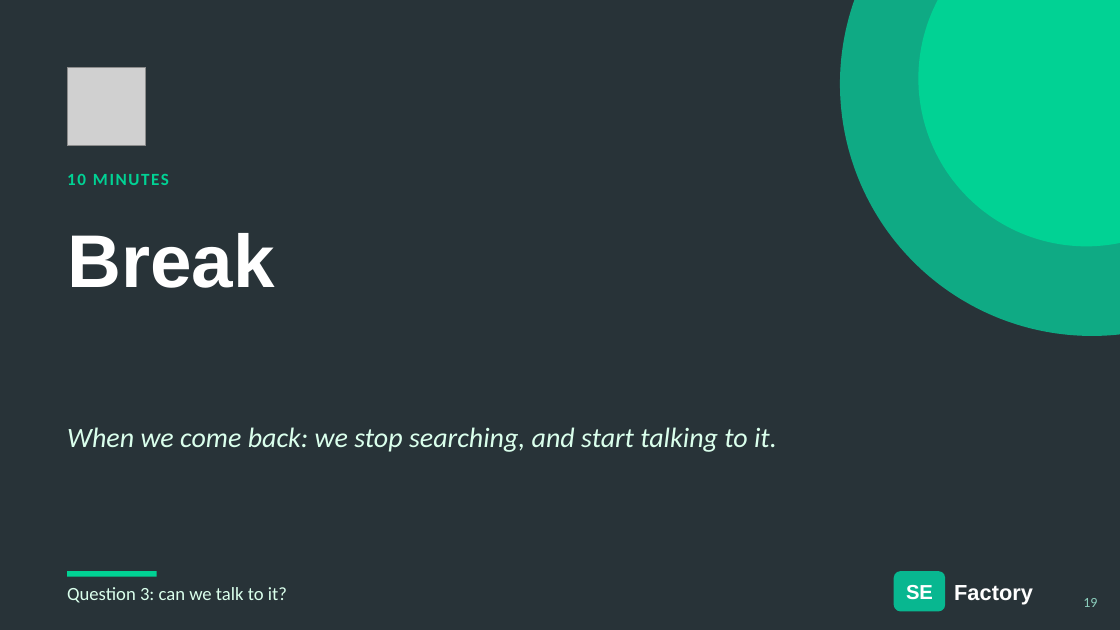
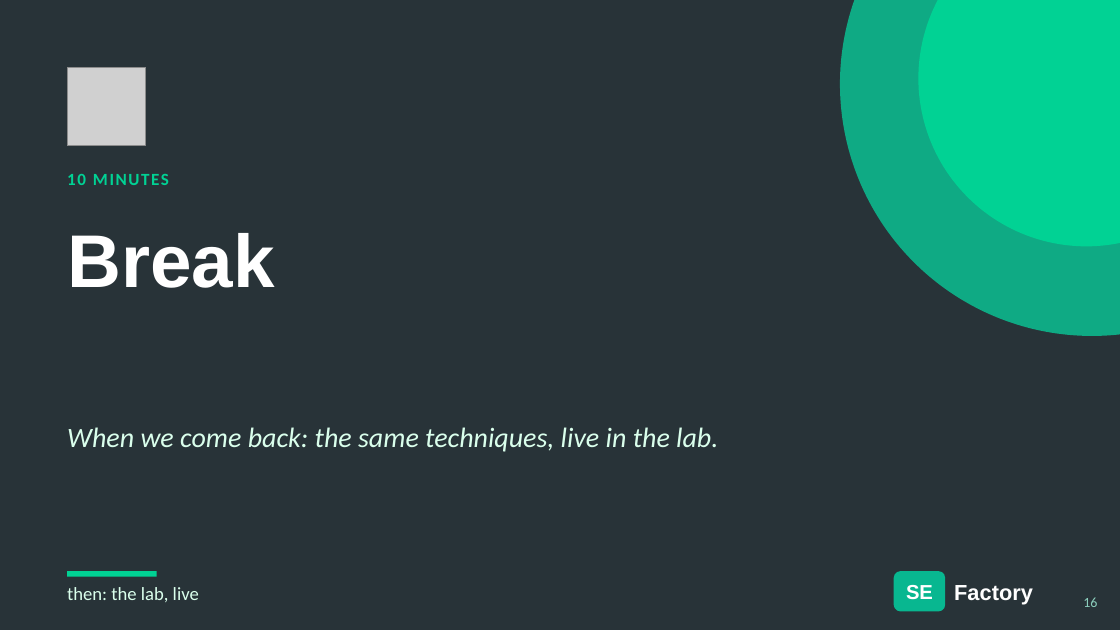
Before and after one commit to hasankanaan26/acme-desk, a slide deck: slide 16 of slides/part2-platform.pptx (slide 19 before the commit). Drawn at 1120x630 pixels with LibreOffice and Linux fonts; fonts in the diff are those of the drawing; grey boxes stand for pictures. Boxes give left, top, right and bottom in pixels: in the first picture for what was removed or moved away, otherwise in the second. Text is boxed around its words. In the diff, an @@ line names an element or a change of style, - is before the commit and + after.

```diff
--- a/slides/part2-platform.pptx
+++ b/slides/part2-platform.pptx
@@ text at bbox=[67, 427, 718, 452]: text changed @@
-When we come back: we stop searching, and start talking to it.
+When we come back: the same techniques, live in the lab.
@@ text at bbox=[67, 587, 199, 602]: text changed @@
-Question 3: can we talk to it?
+then: the lab, live
@@ text at bbox=[1083, 597, 1097, 607]: text changed @@
-19
+16
```
Also in this commit, not shown: 18 other slides changed, 21 slides added, 20 slides removed, 9 other files.
